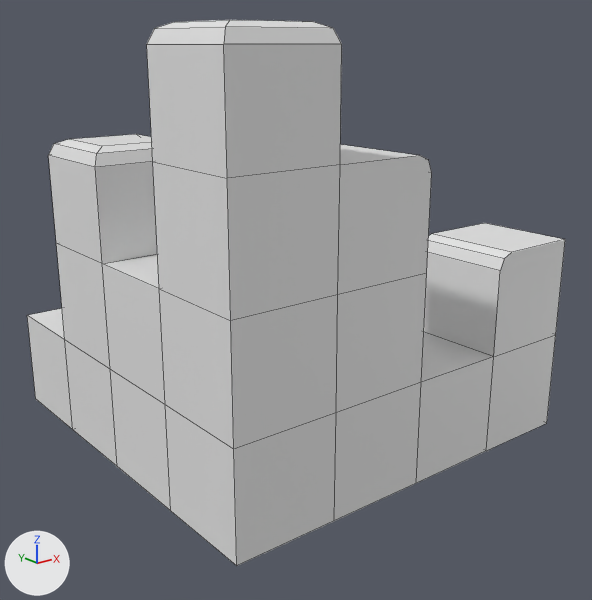
One commit to the OBJ model Roll-A-Ball-2/Assets/Meshes/High Poly/OutsideCorner_HP.obj: the scene before it, then after it.
Before and after are seen from a camera (50 mm lens) standing at (-7.05, -5.54, 3.85) and looking at (-2.02, 0.75, 1.34). Every picture has the same lights, and +X, +Y and +Z are marked at lower left. Mesh edges are drawn as thin lines. Where no turn or scale is listed for an object, it has been applied to the vertices.

Script lines for the objects in view, before the commit:
```python
me_outsidecorner_hp = bpy.data.meshes.new('OutsideCorner_HP')
me_outsidecorner_hp.from_pydata(...)  # 84 vertices, 78 faces; spans x -4.0..0.0, y -1.0..3.0, z 0.0..4.0
ob_outsidecorner_hp = bpy.data.objects.new('OutsideCorner_HP', me_outsidecorner_hp)
ob_outsidecorner_hp.location = (0.0, 0.0, 0.0)
```
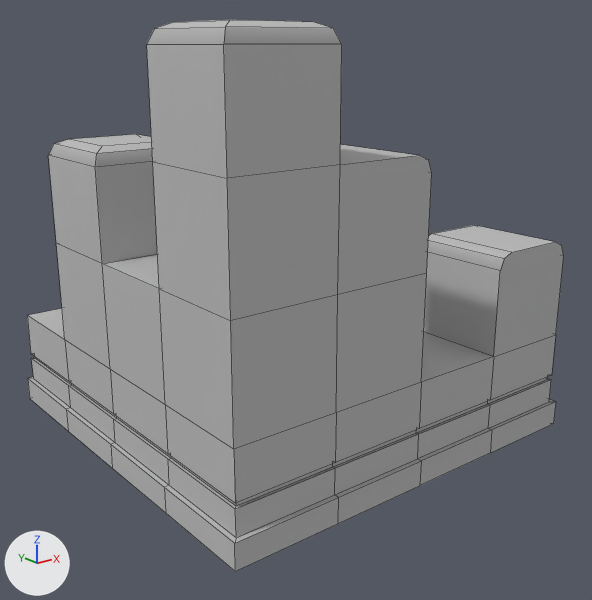
What differs and where, as boxes (x1, y1, x2, y2) in the pictures (592 x 600 px):
'OutsideCorner_HP', reshaped
    before: (27, 20, 565, 566)
    after: (27, 20, 564, 571)
part 1 of me_outsidecorner_hp, built on
    before: (27, 223, 565, 566)
    after: (27, 225, 564, 571)
part 2 of me_outsidecorner_hp, recoloured
    both: (27, 20, 512, 449)

What the commit changed:
Material 'initialShadingGroup' (mat_initialshadinggroup) is new.
Its base color is (0.5, 0.5, 0.5) (grey #bcbcbc).
Its roughness is 1.0.
me_outsidecorner_hp is used by ob_outsidecorner_hp; location (0.0, 0.0, 0.0).
me_outsidecorner_hp had 84 vertices, 78 faces and spanned x -4.0..0.0, y -1.0..3.0, z 0.0..4.0.
me_outsidecorner_hp now has 200 vertices, 192 faces and spans x -4.05..0.05, y -1.05..3.05, z 0.0..4.0.
Part 1, on me_outsidecorner_hp:
2 vertices are removed from x 0.0, y -1.0..0.0, z 2.0.
20 faces are deleted.
77 vertices are added at x -4.05..0.05, y -1.05..3.05, z 0.0..2.0.
16 new vertices lie (0.0, 0.0, -0.45) away from vertices in x -4.0..0.0, y -1.0..3.0, z 1.0.
5 new vertices lie (0.0, 0.05, 0.0) away from vertices in x -3.0..-1.0, y -1.05..0.0, z 0.0..0.25.
5 new vertices lie (0.0, 0.0, 0.25) away from vertices in x -3.0..-1.0, y -1.0..0.05, z 0.0..0.25.
5 new vertices lie (0.05, 0.0, 0.0) away from vertices in x -4.05..-3.0, y 0.0..2.0, z 0.0..0.25.
5 new vertices lie (0.0, 0.0, 0.25) away from vertices in x -4.0..-2.95, y 0.0..2.0, z 0.0..0.25.
5 new vertices lie (0.0, 0.0, 0.25) away from vertices in x -4.05..0.0, y -1.05..3.0, z 0.0..0.25.
134 new faces join them.
me_outsidecorner_hp part 2: 58 faces spanning x -4.0..0.0, y -1.0..3.0, z 0.0..4.0 switch from no material to mat_initialshadinggroup (grey #bcbcbc).
